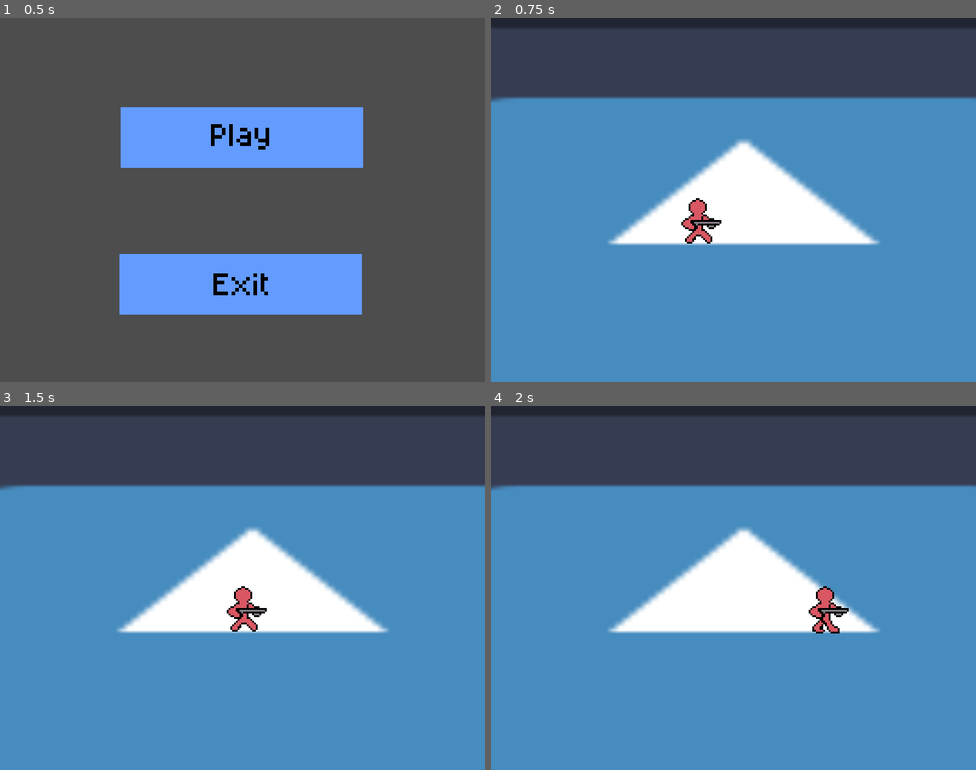
Above: before the commit, frames 1-4 (two rows, left to right).
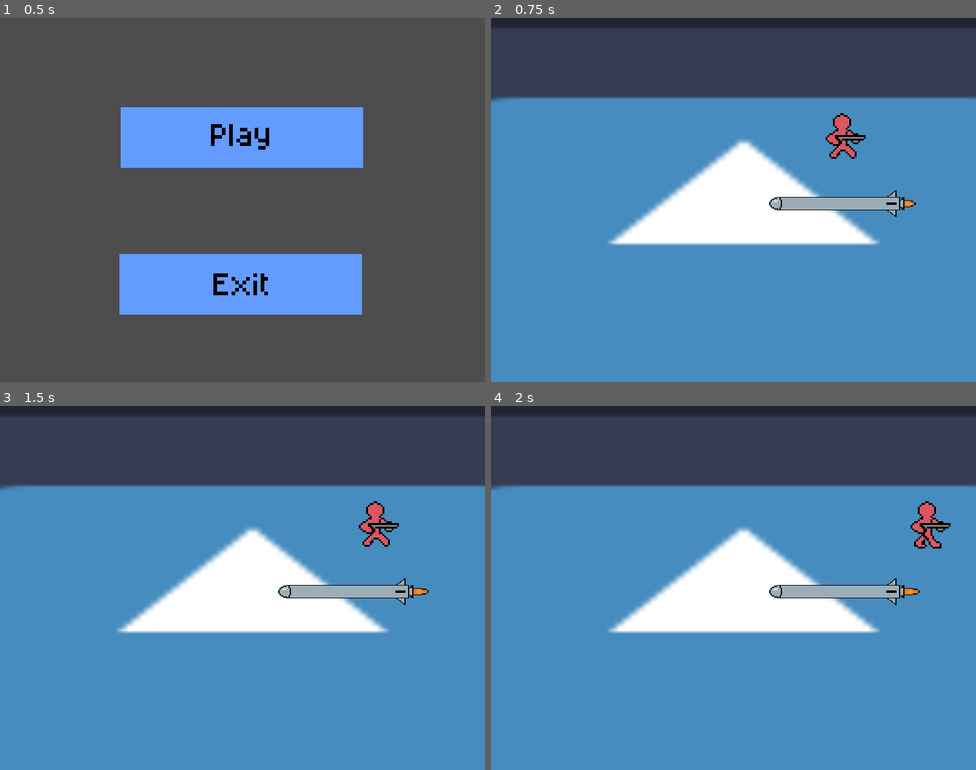
Above: after the commit, the same moments.

Repository: terminator0521/air-jumper
Game: Godot game, scene res://scenes/start_menu.tscn
Same seed, same stepped clock (60 frames per second), same inputs: the game is played once before the commit and once after it. The engine's default icon, where the game draws it, is replaced by a stand-in: a white triangle on a blue panel in a dark square.
Inputs (mouse positions are in pixels of both pictures, inside the frame that each line leads up to):
- Up to frame 1 (0.5 s): no input
- Up to frame 2 (0.75 s): click (733, 138) at 0.5 s
- Up to frame 3 (1.5 s): tap Enter at 1.25 s; hold Right from 1.28 s (still down)
- Up to frame 4 (2 s): keep holding Right

Frame 1 is identical in both runs. In frame 2, 2.1% of the frame differs, in the area x 39-88%, y 26-62%; in frame 3, 2.1%, in the area x 46-89%, y 26-62%; in frame 4, 2.1%.

Commit message:
remake rocket with single node instance

Diff:
--- /dev/null
+++ b/scenes/RocketAnimation.gd
@@ -0,0 +1,12 @@
+extends AnimatedSprite2D
+
+
+# Called when the node enters the scene tree for the first time.
+func _ready() -> void:
+	play("default")
+	pass # Replace with function body.
+
+
+# Called every frame. 'delta' is the elapsed time since the previous frame.
+func _process(delta: float) -> void:
+	pass
--- a/scenes/game.tscn
+++ b/scenes/game.tscn
@@ -4,8 +4,33 @@
 [ext_resource type="Script" uid="uid://dm0ix6e406opf" path="res://scripts/player.gd" id="1_yqjtg"]
 [ext_resource type="Texture2D" uid="uid://cbjqvrnjthtjc" path="res://textures/entities/player.png" id="2_lnu2h"]
 [ext_resource type="Script" uid="uid://dicbwt0fkte4u" path="res://scripts/rocket_spawner.gd" id="3_lnu2h"]
+[ext_resource type="Texture2D" uid="uid://hshxno505ddx" path="res://textures/platforms/rocket.png" id="5_iywne"]
+[ext_resource type="Script" uid="uid://cq8flqu86p5an" path="res://scenes/RocketAnimation.gd" id="6_p57ef"]
 
-[sub_resource type="RectangleShape2D" id="RectangleShape2D_2g0sk"]
+[sub_resource type="RectangleShape2D" id="RectangleShape2D_sfuul"]
+size = Vector2(201.5, 23)
+
+[sub_resource type="AtlasTexture" id="AtlasTexture_gee14"]
+atlas = ExtResource("5_iywne")
+region = Rect2(0, 0, 120, 40)
+
+[sub_resource type="AtlasTexture" id="AtlasTexture_0tnpc"]
+atlas = ExtResource("5_iywne")
+region = Rect2(120, 0, 120, 40)
+
+[sub_resource type="SpriteFrames" id="SpriteFrames_wjq10"]
+animations = [{
+"frames": [{
+"duration": 1.0,
+"texture": SubResource("AtlasTexture_gee14")
+}, {
+"duration": 1.0,
+"texture": SubResource("AtlasTexture_0tnpc")
+}],
+"loop": 1,
+"name": &"default",
+"speed": 20.0
+}]
 
 [sub_resource type="AtlasTexture" id="AtlasTexture_yqjtg"]
 atlas = ExtResource("2_lnu2h")
@@ -52,8 +77,11 @@
 }],
 "loop": 1,
 "name": &"walking",
-"speed": 3.0
+"speed": 4.0
 }]
+
+[sub_resource type="RectangleShape2D" id="RectangleShape2D_2g0sk"]
+size = Vector2(38, 78)
 
 [node name="Node2D" type="Node2D" unique_id=251696169]
 
@@ -62,26 +90,42 @@
 scale = Vector2(11.0546875, 5.734375)
 texture = ExtResource("1_lbhrr")
 
+[node name="RocketSpawner" type="Node2D" parent="." unique_id=1139047990]
+script = ExtResource("3_lnu2h")
+
+[node name="Rocket" type="CharacterBody2D" parent="RocketSpawner" unique_id=467692006]
+
+[node name="CollisionShape2D" type="CollisionShape2D" parent="RocketSpawner/Rocket" unique_id=1428082400]
+position = Vector2(214.24997, -15.5)
+shape = SubResource("RectangleShape2D_sfuul")
+
+[node name="AnimatedSprite2D" type="AnimatedSprite2D" parent="RocketSpawner/Rocket" unique_id=1980354830]
+texture_filter = 1
+position = Vector2(227.99998, -15.999992)
+scale = Vector2(2.1, 1.6)
+sprite_frames = SubResource("SpriteFrames_wjq10")
+frame_progress = 0.73849356
+script = ExtResource("6_p57ef")
+
 [node name="Player" type="CharacterBody2D" parent="." unique_id=61970098]
+position = Vector2(329, -109)
+floor_constant_speed = true
 script = ExtResource("1_yqjtg")
-
-[node name="CollisionShape2D" type="CollisionShape2D" parent="Player" unique_id=1496453542]
-shape = SubResource("RectangleShape2D_2g0sk")
 
 [node name="AnimatedSprite2D" type="AnimatedSprite2D" parent="Player" unique_id=1041880759]
 texture_filter = 1
-position = Vector2(-14, 14)
+position = Vector2(-105, -17)
 scale = Vector2(3, 3)
 sprite_frames = SubResource("SpriteFrames_sfuul")
 animation = &"walking"
-frame = 3
-frame_progress = 0.45289633
+frame = 1
+frame_progress = 0.04673195
 
-[node name="RocketSpawner" type="Node2D" parent="." unique_id=1139047990]
-script = ExtResource("3_lnu2h")
+[node name="Area2D" type="Area2D" parent="Player" unique_id=1526341759]
 
-[node name="Spawn1" type="Marker2D" parent="RocketSpawner" unique_id=1697151239]
-position = Vector2(943, -64)
+[node name="CollisionShape2D" type="CollisionShape2D" parent="Player/Area2D" unique_id=1567380980]
+position = Vector2(-107, -17)
+shape = SubResource("RectangleShape2D_2g0sk")
 
 [node name="Camera2D" type="Camera2D" parent="." unique_id=358191341]
 position = Vector2(44.99997, -22.000002)
--- a/scripts/player.gd
+++ b/scripts/player.gd
@@ -1,23 +1,36 @@
 extends CharacterBody2D
 
 
-const SPEED = 300.0
+const SPEED = 200.0
 const JUMP_VELOCITY = -400.0
+var h_direction: float
 
 func _ready() -> void:
 	pass
 
+func _process(delta: float) -> void:
+	if h_direction != 0:
+		$AnimatedSprite2D.flip_h = (h_direction < 0)
+
+	match h_direction:
+		1.0, -1.0:
+			if $AnimatedSprite2D.animation != "walking":
+				$AnimatedSprite2D.play("walking")
+		0.0:
+			if $AnimatedSprite2D.animation != "default":
+				$AnimatedSprite2D.play("default")
+	pass
+
 func _physics_process(delta: float) -> void:
-	# right to left movement
+	# right to left direction
 	if Input.is_key_pressed(KEY_LEFT):
-		position.x -= SPEED * delta
-		$AnimatedSprite2D.flip_h = 1
-		$AnimatedSprite2D.play("walking")
+		h_direction = -1
 	elif Input.is_key_pressed(KEY_RIGHT):
-		$AnimatedSprite2D.flip_h = 0
-		$AnimatedSprite2D.play("walking")
-		position.x += SPEED * delta
+		h_direction = 1
 	else:
-		$AnimatedSprite2D.play("default")
+		h_direction = 0
 
+	# move
+	velocity.x = h_direction * SPEED
+	move_and_slide()
 	pass
Not shown, added: scenes/RocketAnimation.gd.uid
